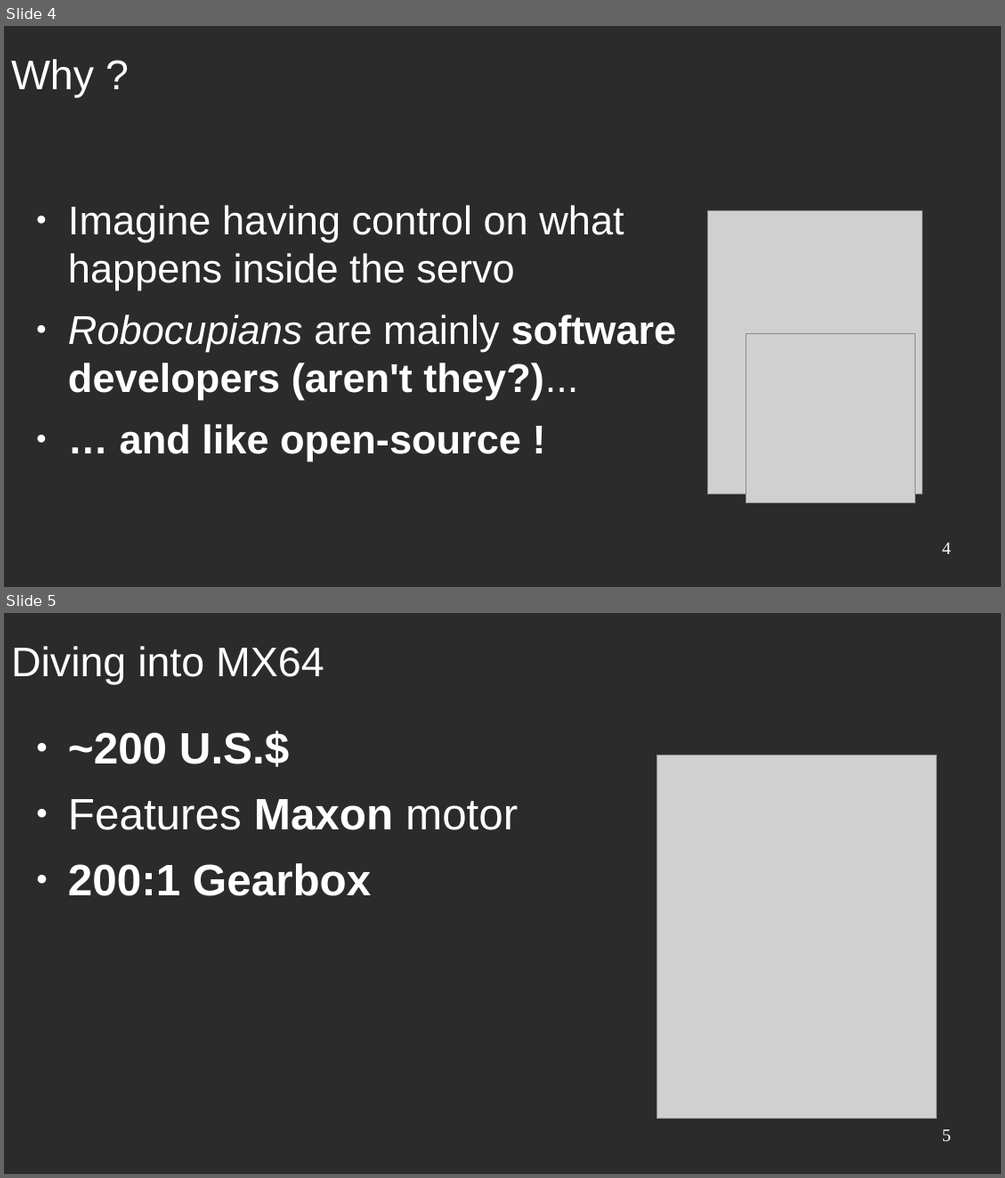
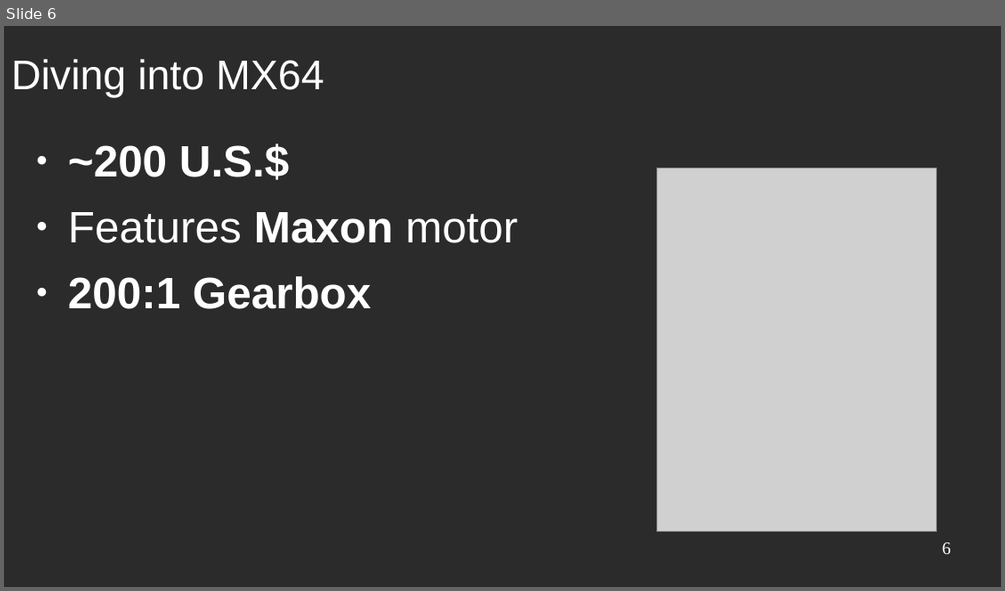
Before and after one commit to RhobanProject/Dynaban, a slide deck: docs/presentation.odp. Shown one above the other, each under a label of ours: slides 4 and 5 before the commit, slide 6 after it. The pictures are 1005x1178 and 1005x591 pixels, drawn with LibreOffice and Linux fonts; fonts in the diff are those of the drawing; grey boxes stand for pictures; background and template pictures are left out; a plain dark background stands for a picture behind light text. Boxes give left, top, right and bottom in pixels: in the first picture for what was removed or moved away, otherwise in the second. Text is boxed around its words. In the diff, an @@ line names an element or a change of style, - is before the commit and + after.

```diff
--- a/docs/presentation.odp
+++ b/docs/presentation.odp
@@ slide 4 removed at (x1=4, y1=26, x2=1001, y2=587), background picture (left out) @@
@@ title removed at (x1=11, y1=59, x2=94, y2=97) @@
-Why ?
@@ text removed at (x1=68, y1=205, x2=677, y2=461) @@
-● Imagine having control on what happens inside the servo
-● Robocupians are mainly software developers (aren't they?)...
-● … and like open-source !
@@ picture removed at (x1=708, y1=211, x2=922, y2=493) @@
@@ picture removed at (x1=745, y1=334, x2=915, y2=504) @@
@@ page number removed at (x1=942, y1=542, x2=951, y2=554) @@
-4
@@ what was slide 5 is now slide 6 @@
@@ page number at (x1=942, y1=542, x2=951, y2=554): text changed @@
-5
+6
```
Also in this commit, not shown: 5 slides changed, 2 slides added, 5 other files.
